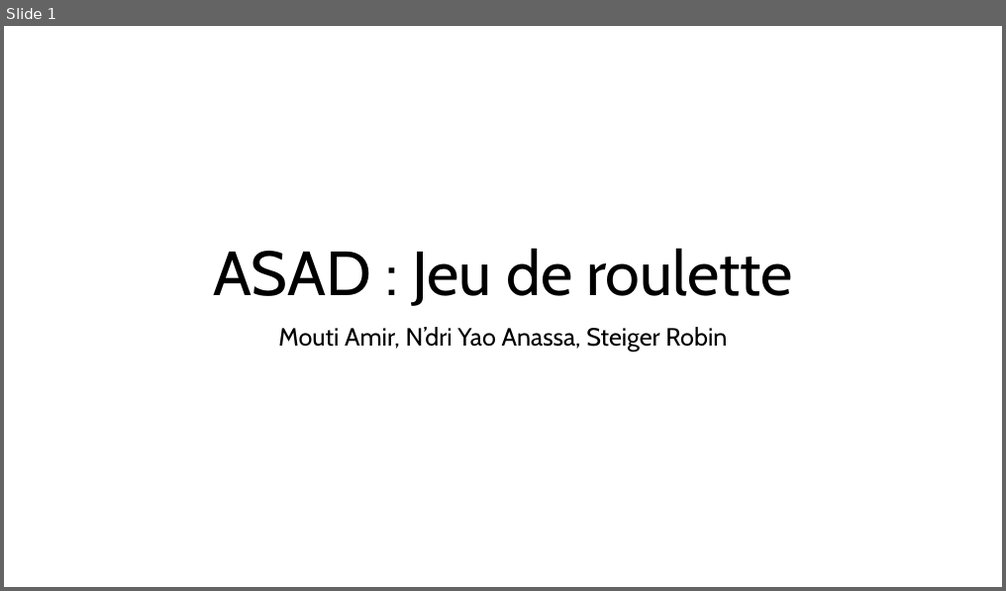
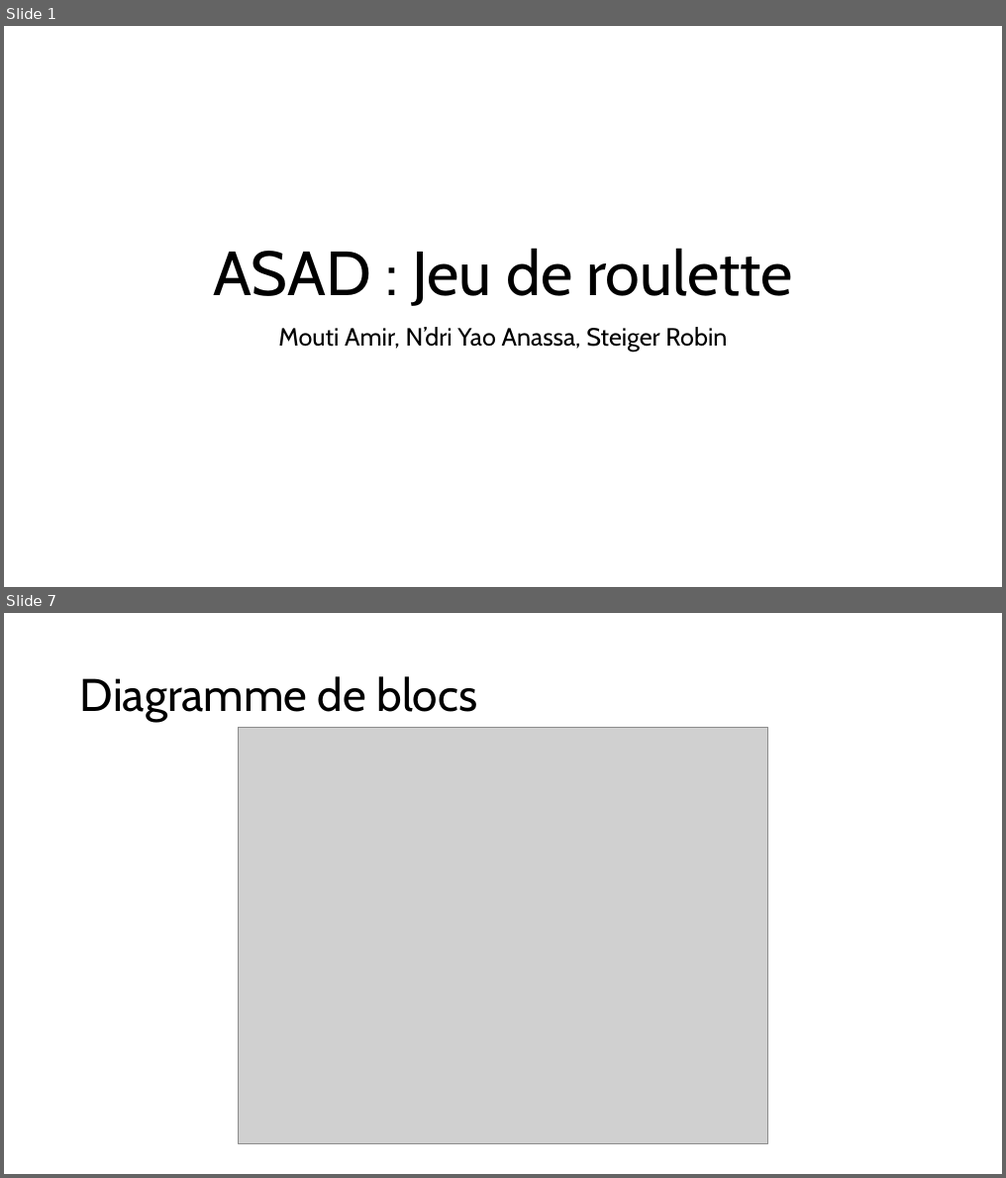
Before and after one commit to RobinSteiger/ASAD, a slide deck: doc/presentation.pptx. Shown one above the other, each under a label of ours: slide 1 before the commit, slides 1 and 7 after it; the slides between them are not shown. The pictures are 1006x591 and 1006x1178 pixels, drawn with LibreOffice and Linux fonts; fonts in the diff are those of the drawing; grey boxes stand for pictures. Boxes give left, top, right and bottom in pixels: in the first picture for what was removed or moved away, otherwise in the second. Text is boxed around its words. In the diff, an @@ line names an element or a change of style, - is before the commit and + after.

```diff
--- a/doc/presentation.pptx
+++ b/doc/presentation.pptx
@@ slide 7 added at (4, 613, 1002, 1174), background #FFFFFF @@
@@ title added at (80, 676, 478, 722), 44 pt, text #000000 @@
+Diagramme de blocs
@@ picture added at (239, 727, 767, 1145) @@
```
Also in this commit, not shown: 6 other slides added, 3 slides removed.
